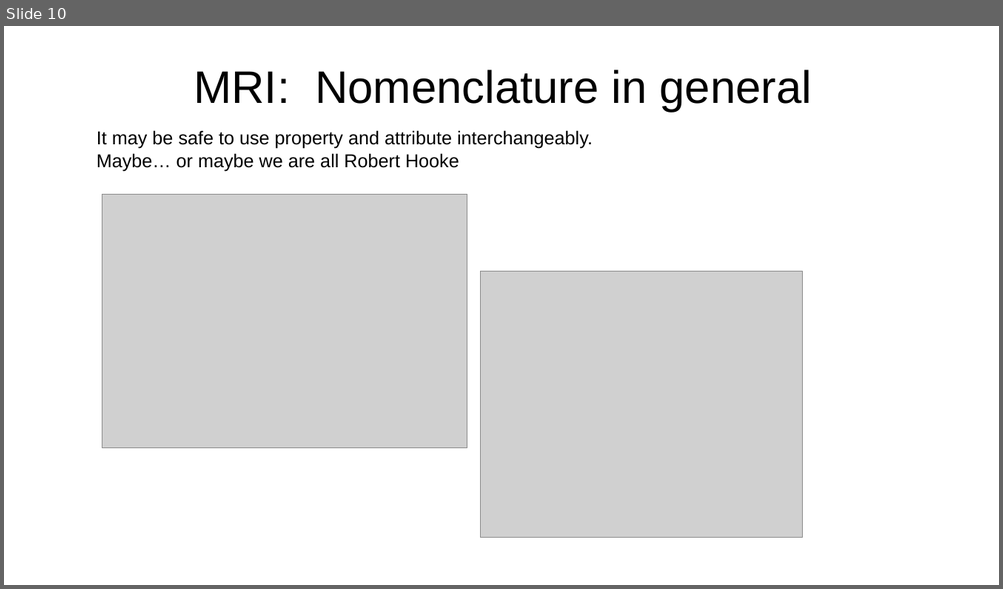
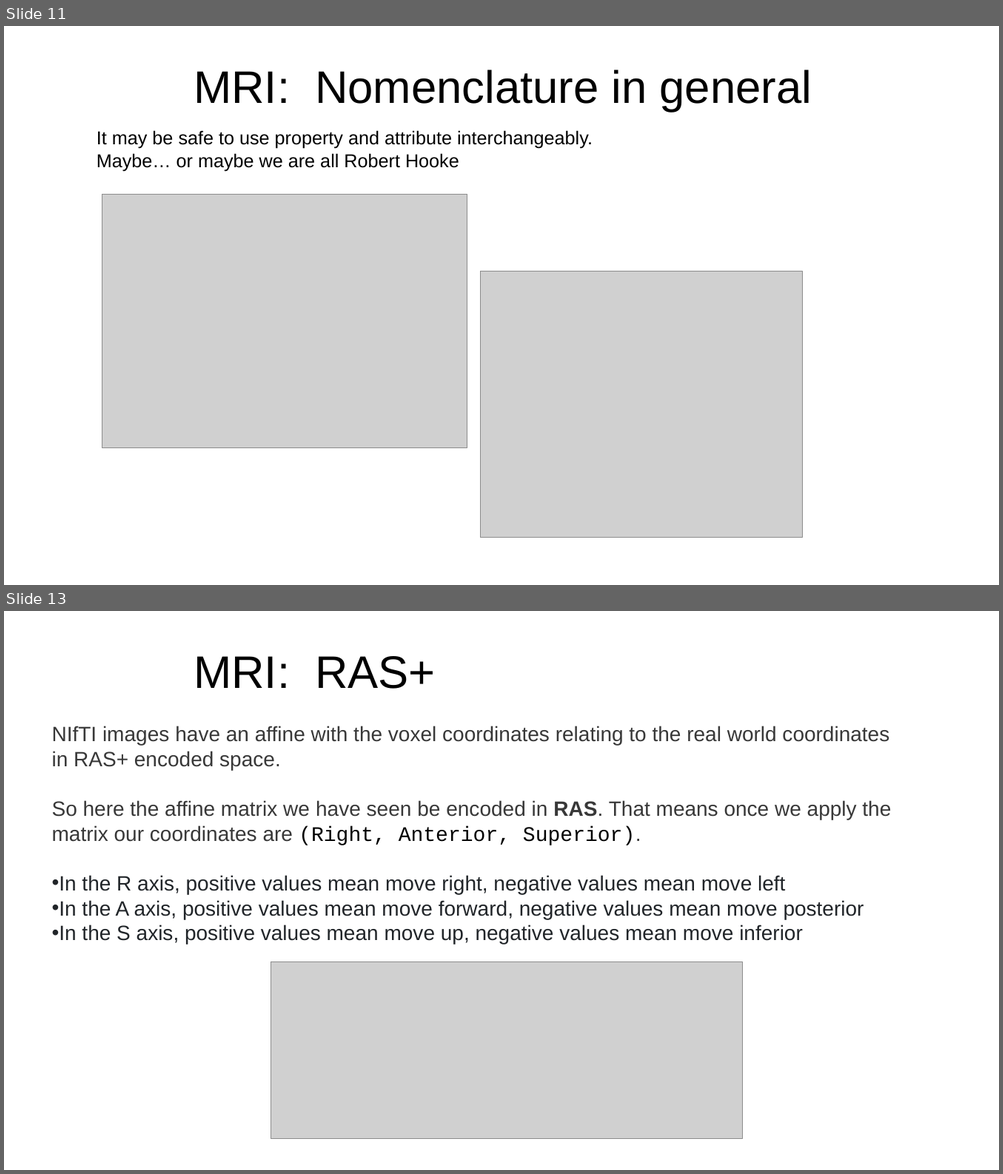
Before and after one commit to esciencecenter-digital-skills/medical-image-processing-materials, a slide deck: presentations/mri_lecture.pptx. Shown one above the other, each under a label of ours: slide 10 before the commit, slides 11 and 13 after it; the slides between them are not shown. The pictures are 1003x589 and 1003x1174 pixels, drawn with LibreOffice and Linux fonts; fonts in the diff are those of the drawing; grey boxes stand for pictures; background and template pictures are left out. Boxes give left, top, right and bottom in pixels: in the first picture for what was removed or moved away, otherwise in the second. Text is boxed around its words. In the diff, an @@ line names an element or a change of style, - is before the commit and + after.

```diff
--- a/presentations/mri_lecture.pptx
+++ b/presentations/mri_lecture.pptx
@@ slide 13 added at bbox=[4, 611, 999, 1170], background picture (left out) @@
@@ title added at bbox=[193, 656, 435, 689], 44 pt, text #000000 @@
+MRI: RAS+
@@ text added at bbox=[52, 726, 891, 944], 20 pt, text #212529 @@
+NIfTI images have an affine with the voxel coordinates relating to the real world coordinates in RAS+ encoded space.
+So here the affine matrix we have seen be encoded in RAS. That means once we apply the matrix our coordinates are (Right, Anterior, Superior).
+• In the R axis, positive values mean move right, negative values mean move left
+• In the A axis, positive values mean move forward, negative values mean move posterior
+• In the S axis, positive values mean move up, negative values mean move inferior
@@ picture added at bbox=[270, 963, 742, 1139] @@
@@ what was slide 10 is now slide 11 @@
```
Also in this commit, not shown: 1 slide changed, 6 other slides added, 12 other files.
